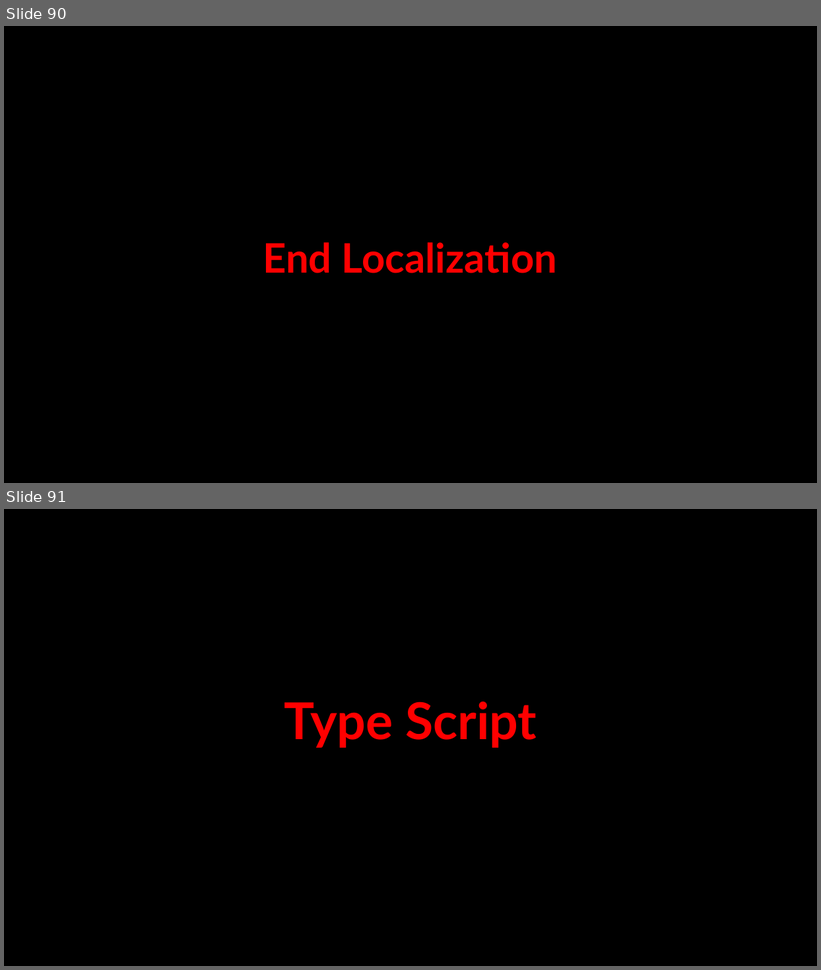
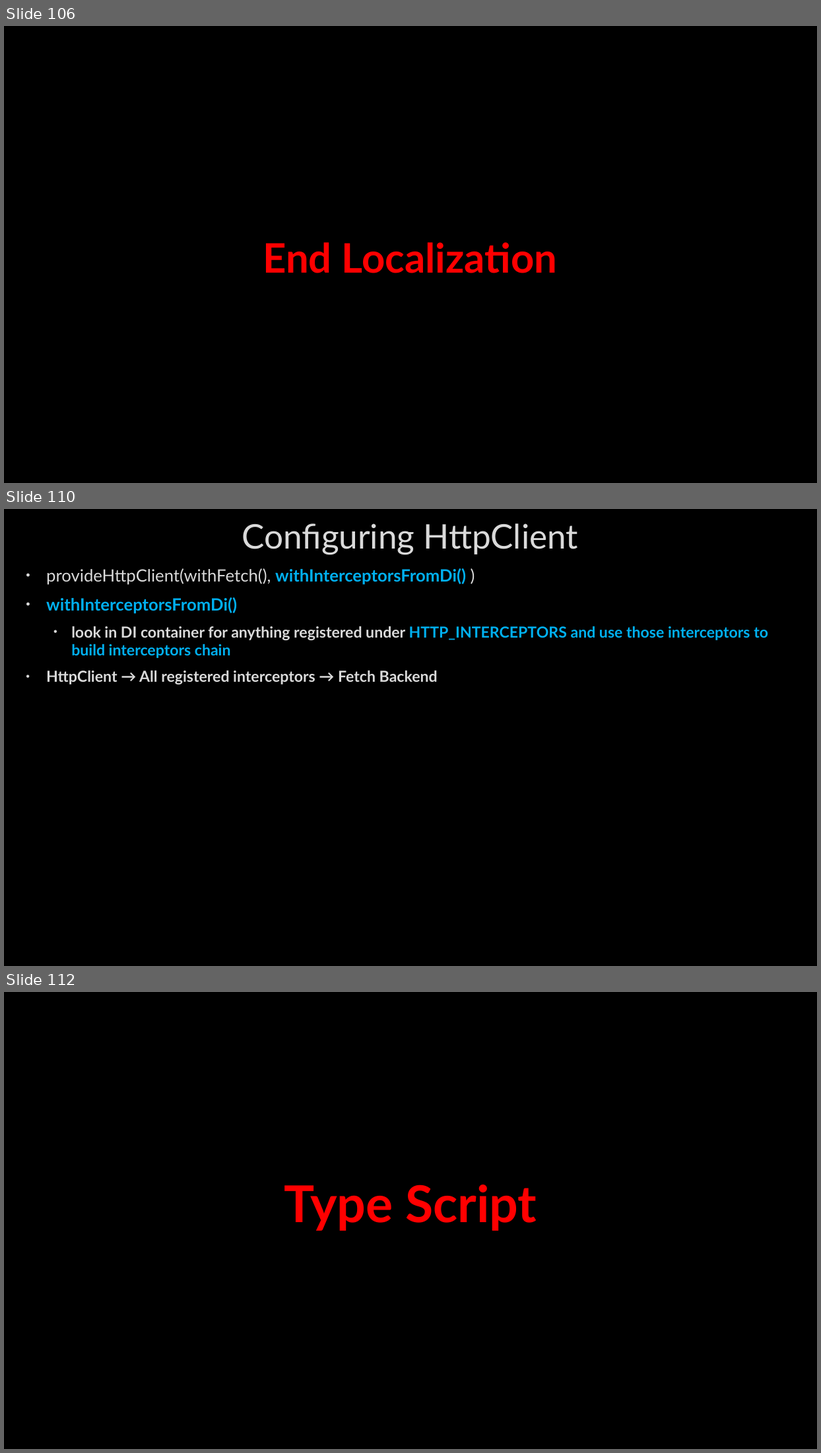
Before and after one commit to AhmedMohamedSamir1/Summary, a slide deck: Angular & type script/Angular.pptx. Shown one above the other, each under a label of ours: slides 90 and 91 before the commit, slides 106, 110 and 112 after it; the slides between them are not shown. The pictures are 821x970 and 821x1453 pixels, drawn with LibreOffice and Linux fonts; fonts in the diff are those of the drawing; background and template pictures are left out. Boxes give left, top, right and bottom in pixels: in the first picture for what was removed or moved away, otherwise in the second. Text is boxed around its words. In the diff, an @@ line names an element or a change of style, - is before the commit and + after.

```diff
--- a/Angular & type script/Angular.pptx
+++ b/Angular & type script/Angular.pptx
@@ slide 110 added at [4,509,817,966], background picture (left out) @@
@@ title added at [242,524,578,555], 40 pt, text #DADADA @@
+Configuring HttpClient
@@ text added at [46,568,768,685], 18 pt, text #DADADA, bold @@
+• provideHttpClient(withFetch(), withInterceptorsFromDi() )
+• withInterceptorsFromDi()
+  • look in DI container for anything registered under HTTP_INTERCEPTORS and use those interceptors to build interceptors chain
+• HttpClient → All registered interceptors → Fetch Backend
@@ what was slide 90 is now slide 106 @@
@@ what was slide 91 is now slide 112 @@
```
Also in this commit, not shown: 5 slides changed, 21 other slides added, 1 slide removed.
